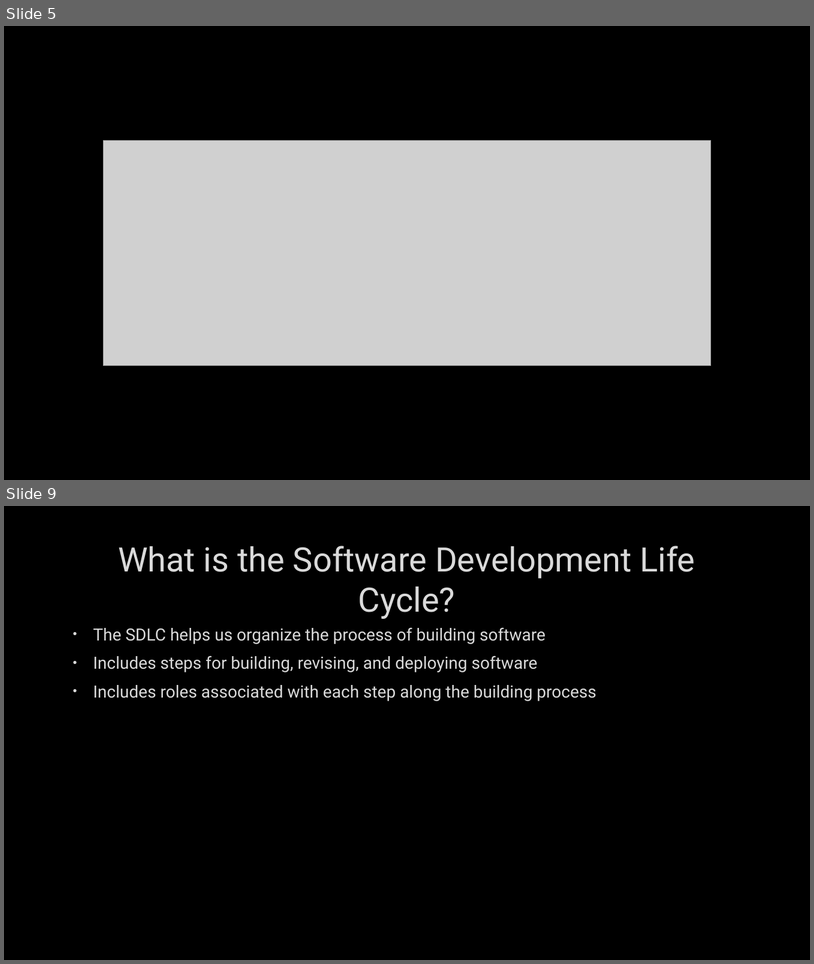
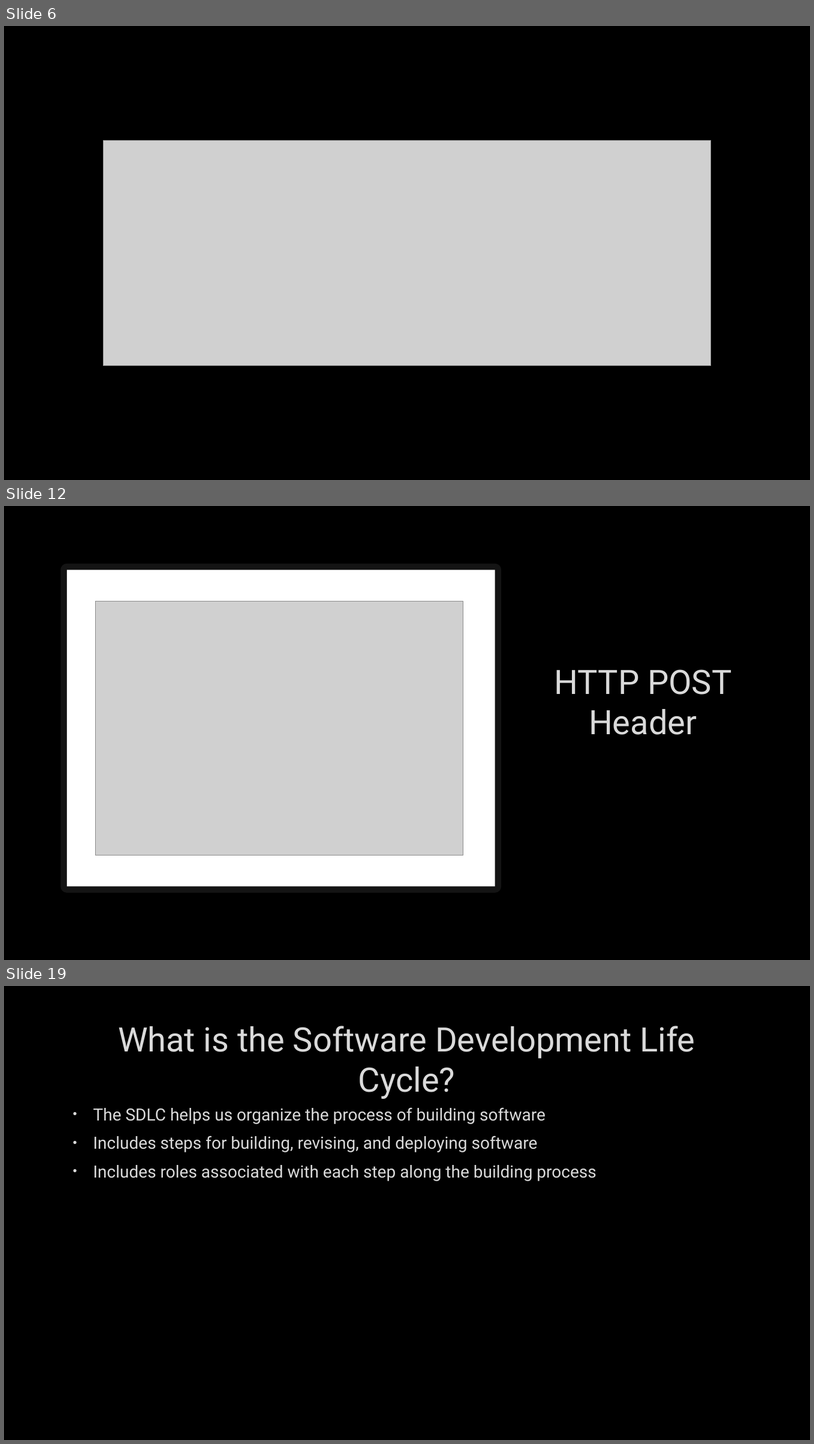
Before and after one commit to hexa-decim8/ISBPM, a slide deck: Class_Materials/Week_2/Day_3/ISBPM w2d3.pptx. Shown one above the other, each under a label of ours: slides 5 and 9 before the commit, slides 6, 12 and 19 after it; the slides between them are not shown. The pictures are 814x964 and 814x1444 pixels, drawn with LibreOffice and Linux fonts; fonts in the diff are those of the drawing; grey boxes stand for pictures; background and template pictures are left out. Boxes give left, top, right and bottom in pixels: in the first picture for what was removed or moved away, otherwise in the second. Text is boxed around its words. In the diff, an @@ line names an element or a change of style, - is before the commit and + after.

```diff
--- a/Class_Materials/Week_2/Day_3/ISBPM w2d3.pptx
+++ b/Class_Materials/Week_2/Day_3/ISBPM w2d3.pptx
@@ slide 12 added at (x1=4, y1=506, x2=810, y2=960), background picture (left out) @@
@@ rectangle added at (x1=67, y1=570, x2=495, y2=886), fill #FFFFFF, outline #FFFFFF 15 pt @@
@@ picture added at (x1=95, y1=601, x2=463, y2=855) @@
@@ title added at (x1=555, y1=669, x2=732, y2=735), 40 pt, text #DADADA @@
+HTTP POST Header
@@ what was slide 5 is now slide 6 @@
@@ what was slide 9 is now slide 19 @@
```
Also in this commit, not shown: 3 slides changed, 9 other slides added, 1 other file.
